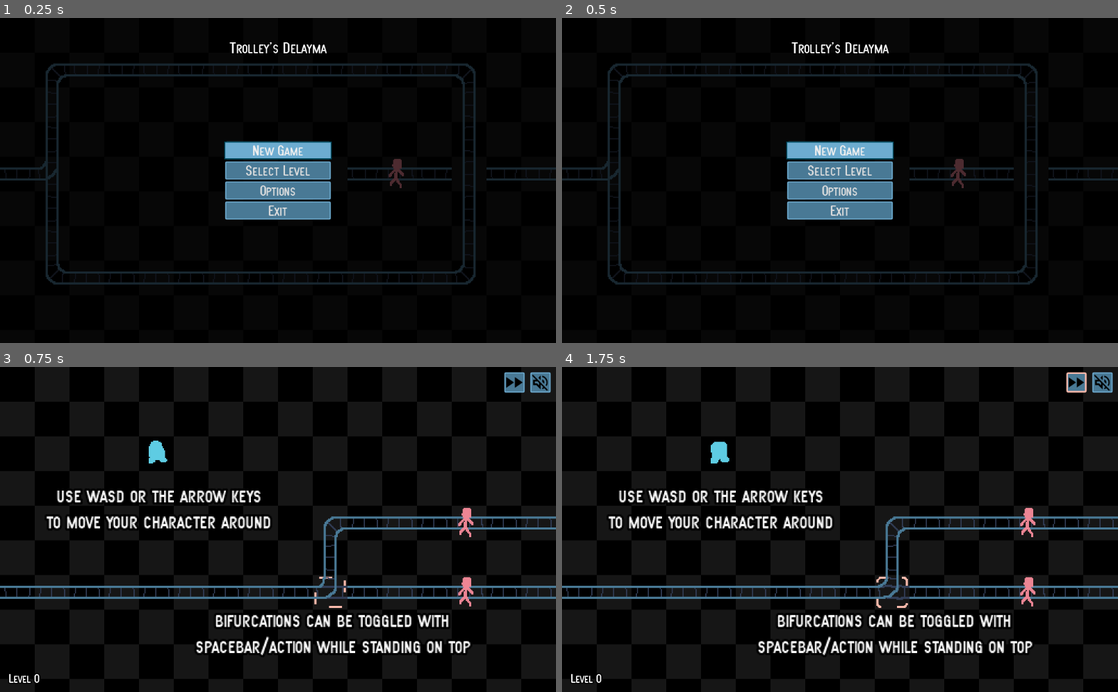
Above: before the commit, frames 1-4 (two rows, left to right).
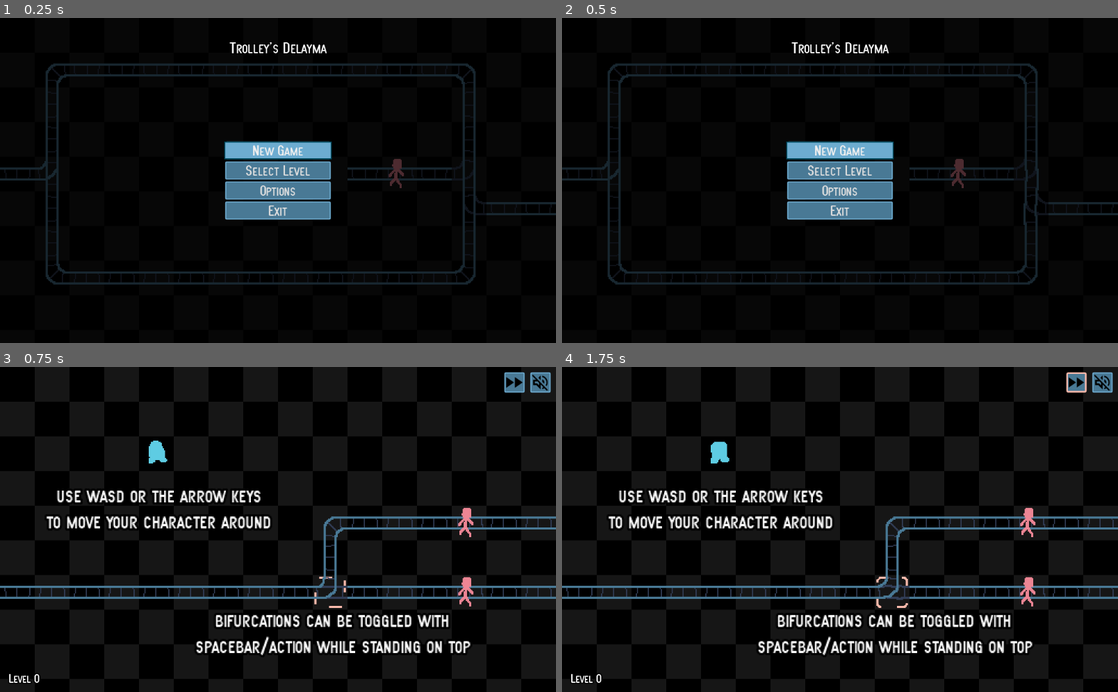
Above: after the commit, the same moments.

Repository: albertnez/ld50
Game: Godot game, scene res://scenes/main_menu_handler.tscn
Two runs of this game, one before a commit and one after it. Both use one fixed random seed, a clock stepped at 60 frames per second and the inputs below.
Inputs (mouse positions are in pixels of both pictures, inside the frame that each line leads up to):
- Up to frame 1 (0.25 s): no input
- Up to frame 2 (0.5 s): no input
- Up to frame 3 (0.75 s): click "New Game" at 0.5 s
- Up to frame 4 (1.75 s): click (1079, 383) at 1.25 s

The runs differ from the first frame. In frame 1, 0.4% of the frame differs, in the area x 83-100%, y 45-64%; in frame 2, 0.5%; in frame 3, nothing differs; in frame 4, nothing differs.

Commit message:
Adjust level in menu

Diff:
--- a/scenes/levels/menu/menu_level.tscn
+++ b/scenes/levels/menu/menu_level.tscn
@@ -3,7 +3,7 @@
 [ext_resource path="res://scenes/tilemap.tscn" type="PackedScene" id=1]
 
 [node name="TileMap" instance=ExtResource( 1 )]
-tile_data = PoolIntArray( -131067, 536870913, 131072, 65537, …(392 unchanged characters)… 536, 262156, 1, 0, 262157, -1610612735, 0, 262158, 1, 0, 262159, 1, 0, 327681, -1073741823, 0, 327693, -1610612735, 0, 393217, -1073741823, 0, 393229, -16 …(313 unchanged characters)…
+tile_data = PoolIntArray( -131067, 536870913, 131072, 65537, …(392 unchanged characters)… 536, 262156, 1, 0, 262157, -1610612735, 1, 327681, -1073741823, 0, 327693, -2147483647, 1, 327694, 1, 0, 327695, 1, 0, 393217, -1073741823, 0, 393229, -16 …(313 unchanged characters)…
 TROLLEY_WAIT_TIME = 0.0
 
 [node name="DefaultLabel" parent="Control" index="0"]
@@ -16,7 +16,7 @@
 current = false
 
 [node name="ActionHoverIndicator" parent="." index="5"]
-frame = 1
+frame = 7
 
 [node name="LevelTileHintSprite" parent="." index="7"]
-frame = 1
+frame = 6
